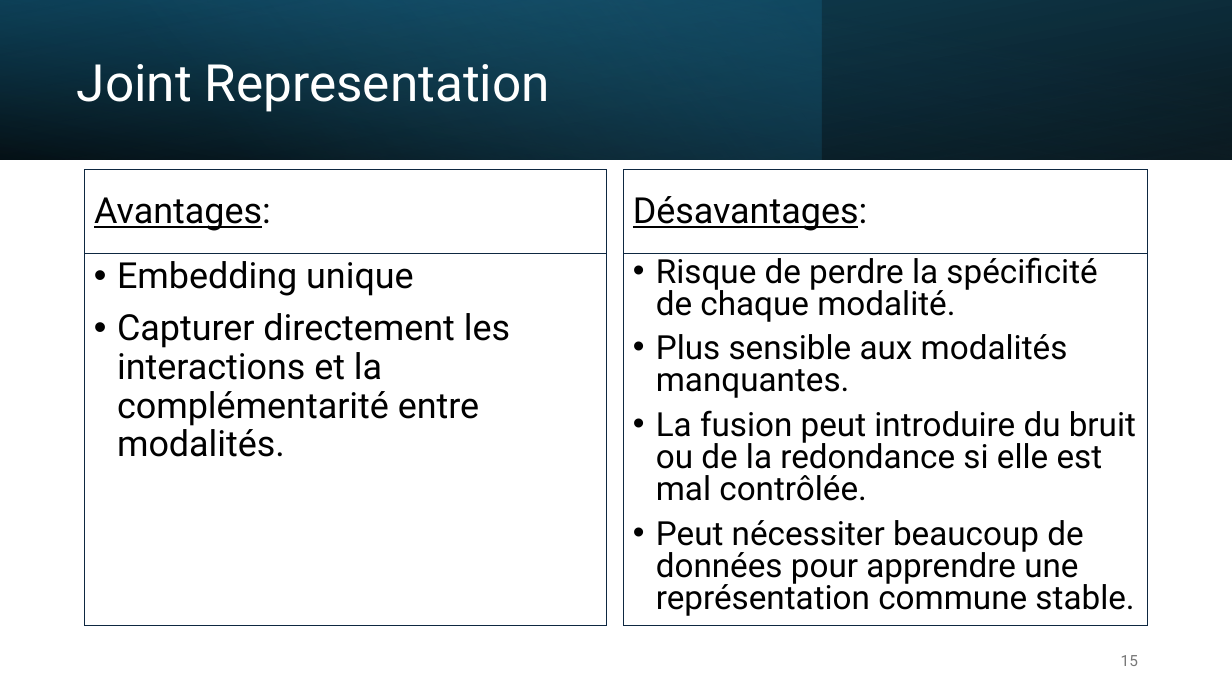
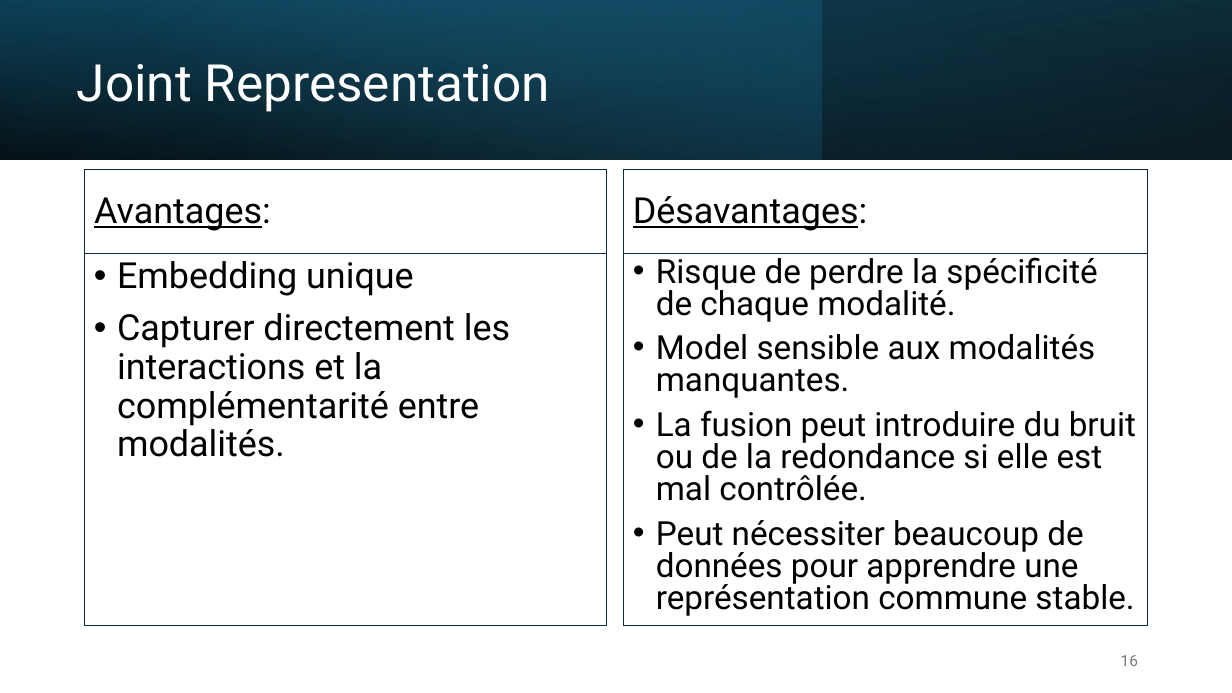
Before and after one commit to IzowRM/Stage-Cetic, a slide deck: slide 16 of Doc Slide/Presentation_du_27_01.pptx (slide 15 before the commit). Drawn at 1232x693 pixels with LibreOffice and Linux fonts; fonts in the diff are those of the drawing. Boxes give left, top, right and bottom in pixels: in the first picture for what was removed or moved away, otherwise in the second. Text is boxed around its words. In the diff, an @@ line names an element or a change of style, - is before the commit and + after.

```diff
--- a/Doc Slide/Presentation_du_27_01.pptx
+++ b/Doc Slide/Presentation_du_27_01.pptx
@@ text in rectangle at <box>656,334,1096,398</box>: text changed @@
-• Plus sensible aux modalités manquantes.
+• Model sensible aux modalités manquantes.
```
Also in this commit, not shown: 9 other slides changed, 1 slide added, 6 slides removed, 3 other files.
